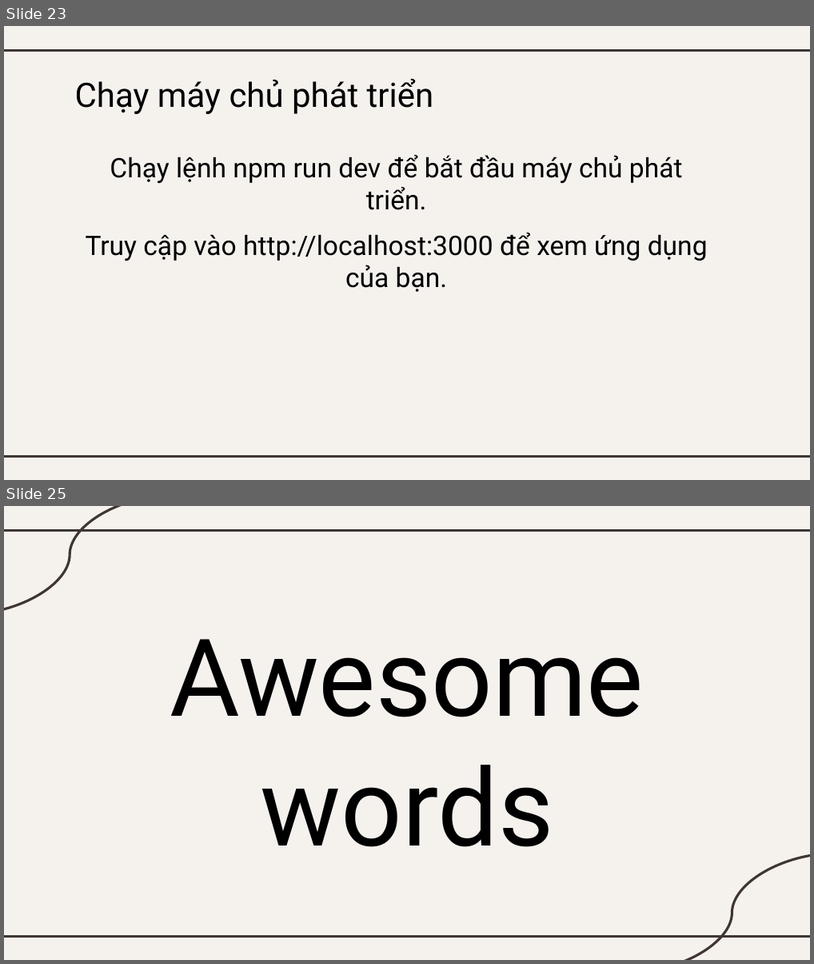
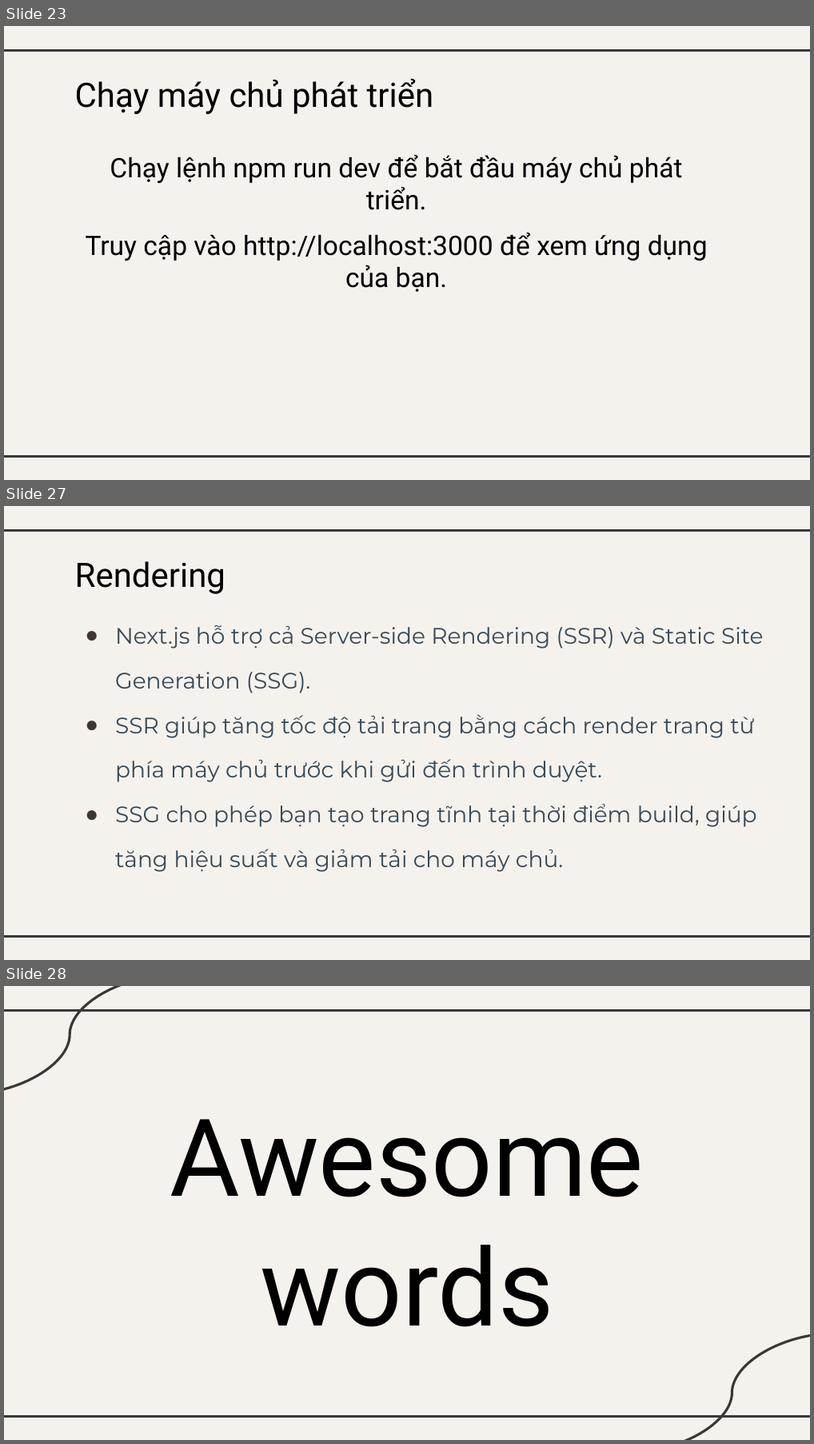
Before and after one commit to SilasUIT/Group2-WebFinalProject, a slide deck: Midterm-Seminar/Seminar_NextJS.pptx. Shown one above the other, each under a label of ours: slides 23 and 25 before the commit, slides 23, 27 and 28 after it; the slides between them are not shown. The pictures are 814x964 and 814x1444 pixels, drawn with LibreOffice and Linux fonts; fonts in the diff are those of the drawing. Boxes give left, top, right and bottom in pixels: in the first picture for what was removed or moved away, otherwise in the second. Text is boxed around its words. In the diff, an @@ line names an element or a change of style, - is before the commit and + after.

```diff
--- a/Midterm-Seminar/Seminar_NextJS.pptx
+++ b/Midterm-Seminar/Seminar_NextJS.pptx
@@ slide 27 added at (4, 506, 810, 960), background #F5F2EE; not listed: 2 template elements that a slide beside it also shows @@
@@ title added at (75, 561, 226, 594), 30 pt, text #000000 @@
+Rendering
@@ subtitle added at (115, 625, 764, 872), 20 pt, text #374957 @@
+● Next.js hỗ trợ cả Server-side Rendering (SSR) và Static Site Generation (SSG).
+● SSR giúp tăng tốc độ tải trang bằng cách render trang từ phía máy chủ trước khi gửi đến trình duyệt.
+● SSG cho phép bạn tạo trang tĩnh tại thời điểm build, giúp tăng hiệu suất và giảm tải cho máy chủ.
@@ what was slide 25 is now slide 28 @@
```
Also in this commit, not shown: 2 slides changed, 3 other slides added, 1 slide removed, 37 other files.
